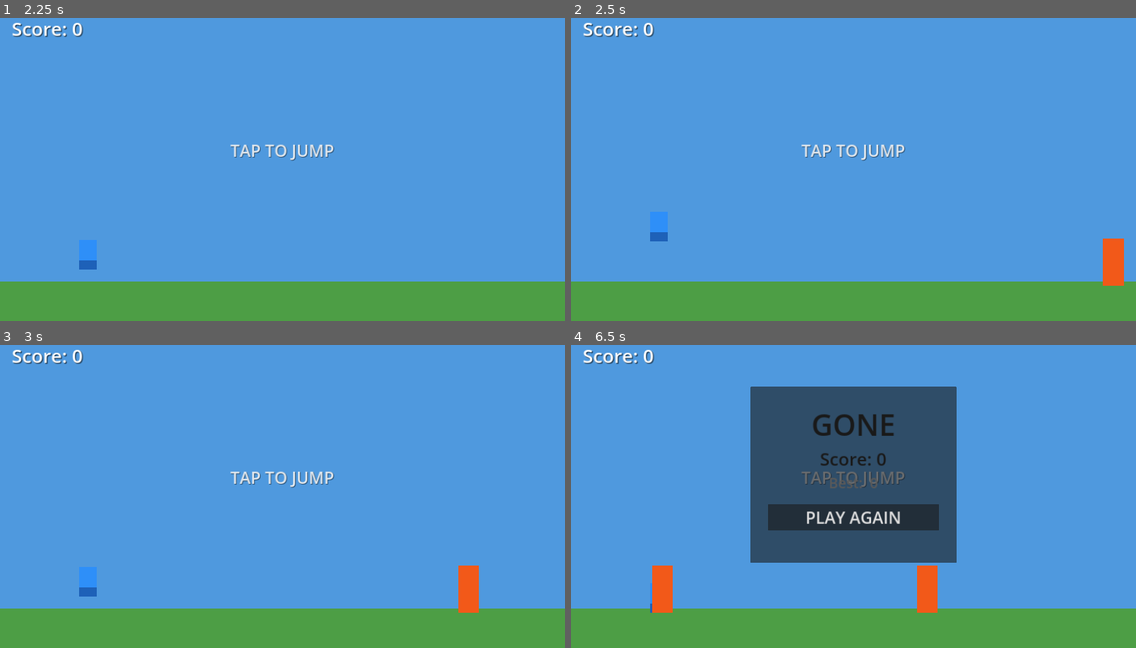
Above: before the commit, frames 1-4 (two rows, left to right).
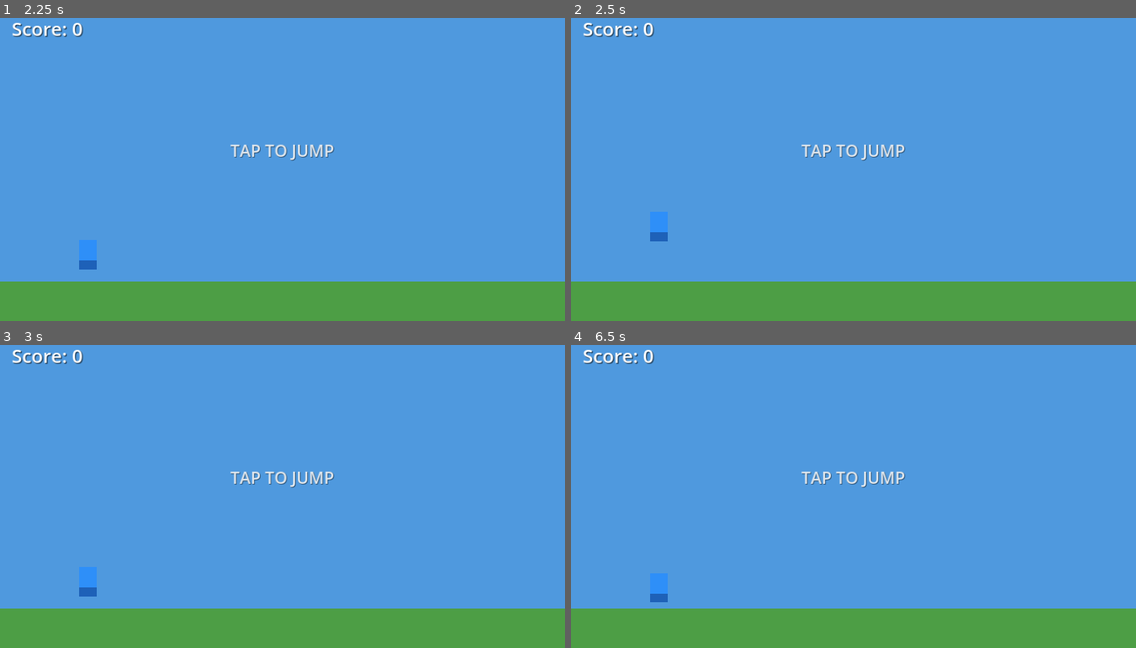
Above: after the commit, the same moments.

Repository: Charles2339/GoneGame
Game: Godot game, scene res://scenes/game/Main.tscn
The game is run twice, just before and just after one commit, with the same random seed, the same clock (stepped at 60 frames per second) and the same inputs.
Inputs (mouse positions are in pixels of both pictures, inside the frame that each line leads up to):
- Up to frame 1 (2.25 s): tap Enter at 0.5, 1.25, 2 s; move the mouse to (406, 145) at 0.52 s; click (406, 145) at 0.67 s; tap Space at 0.77, 1.52 s; move the mouse to (169, 178) at 1.27 s; click (169, 178) at 1.42 s; move the mouse to (339, 93) at 2.02 s; click (339, 93) at 2.17 s
- Up to frame 2 (2.5 s): no input
- Up to frame 3 (3 s): tap Enter at 2.75 s; move the mouse to (254, 554) at 2.77 s; click (254, 554) at 2.92 s
- Up to frame 4 (6.5 s): tap Space at 3.02, 3.77, 4.52, 6.02 s; tap Enter at 3.5, 4.25 s; move the mouse to (1023, 535) at 3.52 s; click (1023, 535) at 3.67 s; move the mouse to (684, 441) at 4.27 s; click (684, 441) at 4.42 s; move the mouse to (881, 490) at 5.02 s; click (881, 490) at 5.17 s; move the mouse to (768, 411) at 5.77 s; click (768, 411) at 5.92 s

Frame 1 is identical in both runs. In frame 2, 0.6% of the frame differs, in the area x 94-98%, y 72-89%; in frame 3, 0.6%; in frame 4, 22%, in the area x 14-69%, y 13-89%.
Error before the commit: Attempt to call function 'set_state' in base 'null instance' on a null instance. (res://scripts/Player.gd:87)
Error after the commit: Parse Error: Cannot infer the type of "diff" variable because the value doesn't have a set type. (res://scripts/ObstacleSpawner.gd:74)

Commit message:
refactor: visual overhaul ObstacleSpawner.gd

Diff:
--- a/scripts/ObstacleSpawner.gd
+++ b/scripts/ObstacleSpawner.gd
@@ -1,15 +1,35 @@
 extends Node2D
 
-const OBSTACLE_SCENE := preload("res://scenes/game/Obstacle.tscn")
+const SCENE    := preload("res://scenes/game/Obstacle.tscn")
 const GROUND_Y := 960.0
-const OBSTACLE_WIDTH := 70.0
+const SPAWN_X  := 2150.0
+const OBS_W    := 64.0
 
-var _timer := 0.0
-var _interval := 1.8
+# Each pattern: array of [height, gap_to_next] pairs
+const PATTERNS: Array = [
+	# Tier 1 (easy) ─ index 0-3
+	[[ 90.0, 0.0]],
+	[[110.0, 0.0]],
+	[[ 80.0, 0.0]],
+	[[100.0, 480.0], [95.0, 0.0]],
+	# Tier 2 (medium) ─ index 4-7
+	[[140.0, 0.0]],
+	[[ 80.0, 180.0], [120.0, 0.0]],
+	[[160.0, 0.0]],
+	[[100.0, 250.0], [ 85.0, 0.0]],
+	# Tier 3 (hard) ─ index 8-11
+	[[180.0, 0.0]],
+	[[ 80.0, 140.0], [ 80.0, 140.0], [120.0, 0.0]],
+	[[200.0, 0.0]],
+	[[120.0, 200.0], [120.0, 0.0]],
+]
+
+var _timer    := 0.0
+var _interval := 1.9
 
 func reset() -> void:
-	_timer = 0.0
-	_interval = 1.8
+	_timer    = 0.0
+	_interval = 1.9
 
 func _process(delta: float) -> void:
 	var main: Node2D = get_parent()
@@ -18,36 +38,50 @@
 
 	var spd: float = main.run_speed
 
-	# Move obstacles and check collision
+	# Move obstacles & collision
 	var player: CharacterBody2D = main.get_node("Player")
-	var p := player.position
-	# Forgiving hit rect (smaller than visual)
-	var p_rect := Rect2(p.x - 22.0, p.y - 44.0, 44.0, 88.0)
+	var pp := player.position
+	# Hitbox 15% smaller than visual (README §Hitbox forgiveness)
+	var margin := OBS_W * 0.15
+	var p_rect := Rect2(pp.x - 18.0, pp.y - 40.0, 36.0, 80.0)
 
 	for child in get_children():
 		child.position.x -= spd * delta
 		if child.position.x < -300.0:
 			child.queue_free()
 			continue
-		# AABB collision check
-		var h: float = child.get_meta("height")
-		var o_rect := Rect2(child.position.x + 5.0, child.position.y + 5.0, OBSTACLE_WIDTH - 10.0, h - 5.0)
+		var h: float = child.get_meta("height", 100.0)
+		var o_rect := Rect2(
+			child.position.x + margin,
+			child.position.y + 4.0,
+			OBS_W - margin * 2.0,
+			h - 4.0)
 		if p_rect.intersects(o_rect):
 			main.on_player_hit()
 			return
 
-	# Spawn new obstacles
+	# Spawn timer
 	_timer += delta
 	if _timer >= _interval:
-		_timer = 0.0
-		_interval = maxf(0.65, _interval - 0.02)
-		_spawn()
+		_timer    = 0.0
+		_interval = _next_interval(main)
+		_spawn_pattern(main)
 
-func _spawn() -> void:
-	var obs = OBSTACLE_SCENE.instantiate()
-	var heights := [80.0, 120.0, 160.0, 200.0]
-	var h: float = heights[randi() % heights.size()]
-	obs.set_meta("height", h)
-	obs.position = Vector2(2150.0, GROUND_Y - h)
-	obs.call("setup", h)
-	add_child(obs)
+func _next_interval(main: Node2D) -> float:
+	return maxf(0.65, 1.9 - main.get_difficulty() * 0.38)
+
+func _spawn_pattern(main: Node2D) -> void:
+	var diff  := main.get_difficulty()
+	var tier  := mini(int(diff), 2)
+	var cap   := [3, 7, 11][tier]
+	var pat   : Array = PATTERNS[randi() % (cap + 1)]
+	var x     := SPAWN_X
+	for seg in pat:
+		var h: float = seg[0]
+		var gap: float = seg[1]
+		var obs := SCENE.instantiate()
+		obs.set_meta("height", h)
+		obs.position = Vector2(x, GROUND_Y - h)
+		add_child(obs)
+		obs.call("setup", h)
+		x += OBS_W + gap
